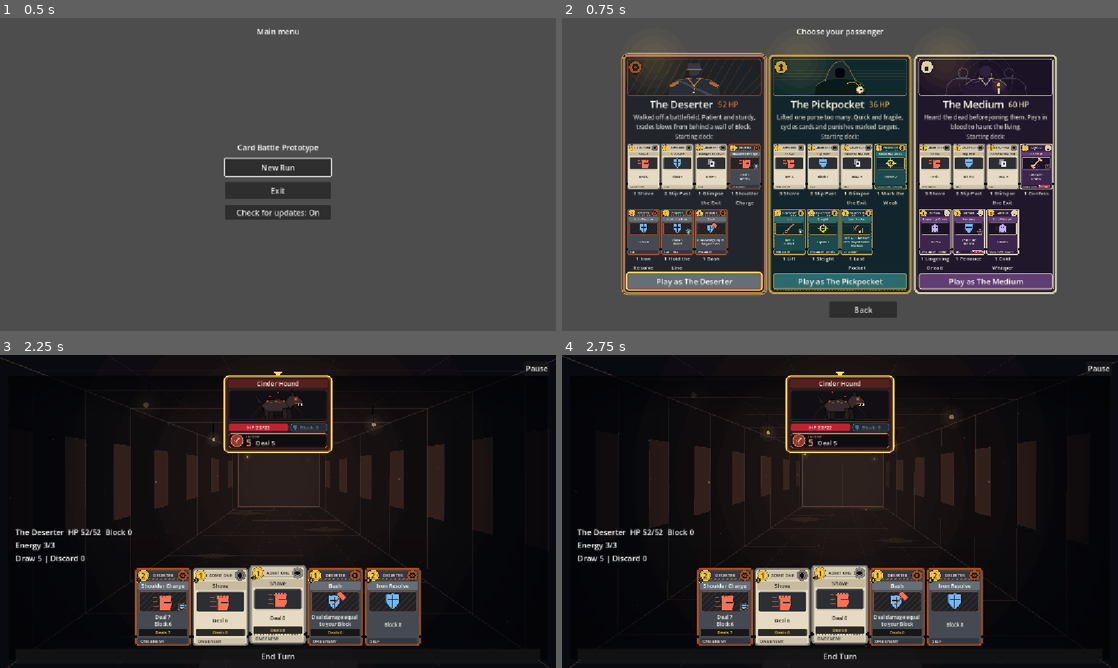
Above: before the commit, frames 1-4 (two rows, left to right).
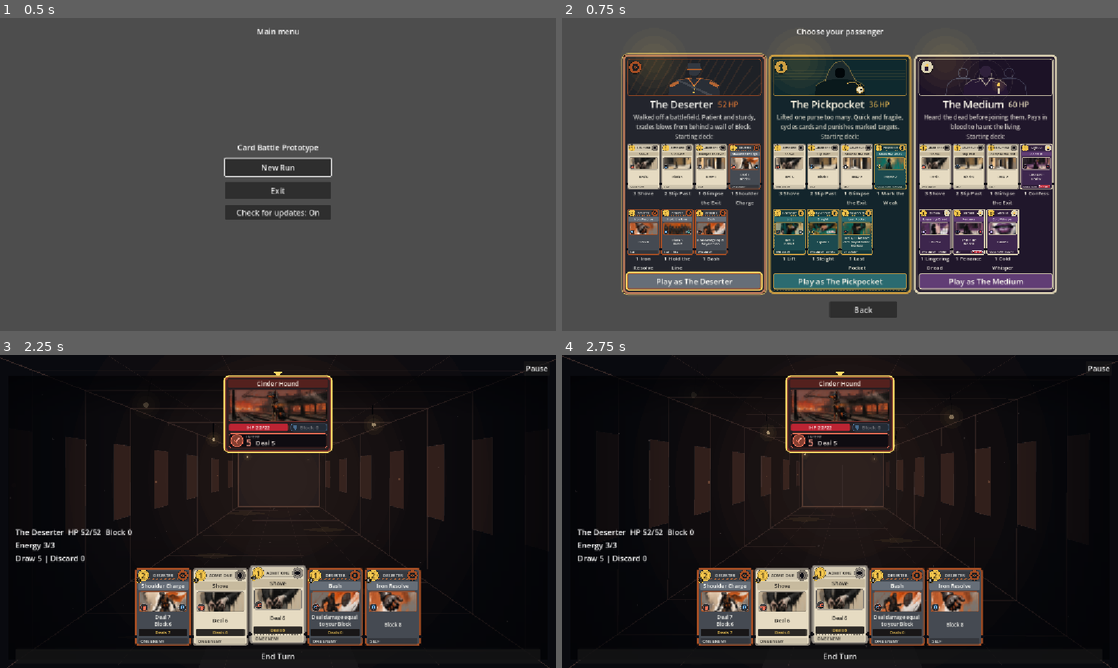
Above: after the commit, the same moments.

Repository: grump606/card-battle-prototype
Game: Godot game, scene res://run.tscn
The game is run twice, just before and just after one commit, with the same random seed, the same clock (stepped at 60 frames per second) and the same inputs.
Inputs:
- Up to frame 1 (0.5 s): no input
- Up to frame 2 (0.75 s): click "New Run" at 0.5 s
- Up to frame 3 (2.25 s): click "Play as The Deserter" at 1.25 s; click "Board" at 2 s
- Up to frame 4 (2.75 s): no input

Frame 1 is identical in both runs. In frame 2, 3.2% of the frame differs, in the area x 12-88%, y 44-70%; in frame 3, 3.8%, in the area x 25-75%, y 10-82%; in frame 4, 3.7%.

Commit message:
Wire painted card art and layered enemy portraits into the game
CardView draws art/layers/cards/<id>/art.png in the art window (icons shrink into badges);
EnemyView draws four parallax layers per enemy. Both fall back to the code-drawn art.

Co-Authored-By: Claude Sonnet 5.5 <noreply@anthropic.com>

Diff:
--- a/run/card_view.gd
+++ b/run/card_view.gd
@@ -99,6 +99,7 @@
 
 func _init() -> void:
 	mouse_filter = Control.MOUSE_FILTER_IGNORE
+	texture_filter = CanvasItem.TEXTURE_FILTER_LINEAR_WITH_MIPMAPS
 	_update_size()
 
 
@@ -276,8 +277,12 @@
 	# Art window with the procedural icon.
 	var win := Rect2(10, 57, BASE.x - 20, 50)
 	_box(win, p.window, 4, 1, Color(frame, 0.8))
-	_draw_window_motif(win, p)
-	_draw_card_icons(win, p)
+	var art := PaintedArt.card_texture(card.id)
+	if art != null:
+		_draw_painted_window(art, win, p, muted)
+	else:
+		_draw_window_motif(win, p)
+		_draw_card_icons(win, p)
 
 	# Effect text.
 	var body := Rect2(9, 110, BASE.x - 18, 56)
@@ -477,6 +482,27 @@
 			var pt := Vector2(win.position.x + 11 + i * 9, win.position.y + 9)
 			draw_circle(pt, 2.6, Color(0.92, 0.55, 0.5))
 			draw_colored_polygon(PackedVector2Array([pt + Vector2(-3.5, 8), pt + Vector2(3.5, 8), pt + Vector2(0, 3)]), Color(0.92, 0.55, 0.5))
+
+
+## Painted art fills the window; the effect icons shrink into badges so the card still reads at a glance.
+func _draw_painted_window(art: Texture2D, win: Rect2, p: Dictionary, muted: bool) -> void:
+	var inner := win.grow(-1.0)
+	draw_texture_rect(art, inner, false, Color(0.55, 0.55, 0.55, 1.0) if muted else Color.WHITE)
+	_box(win, Color(0, 0, 0, 0), 4, 1, Color(p.frame, 0.8))
+	var primary := primary_kind(card)
+	var badge_col: Color = p.window
+	var x := win.position.x + 11.0
+	var y := win.end.y - 11.0
+	if primary >= 0:
+		draw_circle(Vector2(x, y), 9.5, Color(badge_col, 0.82))
+		draw_arc(Vector2(x, y), 9.5, 0, TAU, 20, Color(1, 1, 1, 0.4), 1.0, true)
+		_draw_icon(primary, Vector2(x, y), 5.6, badge_col, icon_variant(card))
+	x = win.end.x - 11.0
+	for kind in secondary_kinds(card):
+		draw_circle(Vector2(x, y), 9.5, Color(badge_col, 0.82))
+		draw_arc(Vector2(x, y), 9.5, 0, TAU, 20, Color(1, 1, 1, 0.4), 1.0, true)
+		_draw_icon(kind, Vector2(x, y), 5.4, badge_col)
+		x -= 21.0
 
 
 func _draw_card_icons(win: Rect2, p: Dictionary) -> void:
--- a/run/enemy_view.gd
+++ b/run/enemy_view.gd
@@ -84,6 +84,7 @@
 
 func _init() -> void:
 	mouse_filter = Control.MOUSE_FILTER_STOP # also needed for the status tooltip
+	texture_filter = CanvasItem.TEXTURE_FILTER_LINEAR_WITH_MIPMAPS
 	# A local generator with a fixed seed: the look is repeatable and the run's RNG is untouched.
 	var rng := RandomNumberGenerator.new()
 	rng.seed = 606
@@ -326,6 +327,14 @@
 	var accent: Color = p.accent
 	var frame: Color = p.frame
 	_box(win, p.window, 4, 1, Color(frame, 0.8))
+	var layers := PaintedArt.enemy_layers(art_key)
+	if not layers.is_empty():
+		_draw_painted_portrait(layers, win, frame)
+		if _flash > 0.0:
+			_box(win, Color(1, 1, 1, _flash * 0.4), 4)
+		if dead:
+			_box(win, Color(0, 0, 0, 0.45), 4)
+		return
 	var cx := win.get_center().x
 	var ground := win.end.y - 6.0
 	# Tunnel ribs, a darker floor with two rails and sleepers.
@@ -355,6 +364,29 @@
 		_box(win, Color(1, 1, 1, _flash * 0.4), 4)
 	if dead:
 		_box(win, Color(0, 0, 0, 0.45), 4)
+
+
+## Painted layers (back to front) cropped to the window's aspect. Each shifts with a slow idle sway by
+## its depth, which gives the 2.5D parallax; the figure also takes the breath, lunge and hit shake.
+func _draw_painted_portrait(layers: Array, win: Rect2, frame: Color) -> void:
+	var inner := win.grow(-1.0)
+	var margin := 40.0
+	var src_w := 960.0 - margin * 2.0
+	var src_h := src_w * inner.size.y / inner.size.x
+	var sway := Vector2(sin(time * 0.7), cos(time * 0.5) * 0.5)
+	var lunge := sin(_lunge * PI)
+	var shake := Vector2(sin(time * 70.0) * 2.5 * _flash, 0.0)
+	var bob := breath() * 1.2
+	for i in layers.size():
+		var tex: Texture2D = layers[i]
+		var depth: float = PaintedArt.ENEMY_DEPTHS[i]
+		var off := sway * Vector2(14.0, 5.0) * depth
+		if PaintedArt.ENEMY_LAYERS[i] == &"figure":
+			# Moving the crop (not the rect) keeps the figure inside the window.
+			off -= Vector2(shake.x, bob + lunge * 4.0) * (src_w / inner.size.x)
+		var region := Rect2(margin + off.x, (tex.get_height() - src_h) * 0.5 + off.y, src_w, src_h)
+		draw_texture_rect_region(tex, inner, region)
+	_box(win, Color(0, 0, 0, 0), 4, 1, Color(frame, 0.8))
 
 
 ## The upper half of a circle, drawn only where it lies inside `win`.
--- /dev/null
+++ b/run/painted_art.gd
@@ -0,0 +1,50 @@
+class_name PaintedArt
+extends RefCounted
+## Loads the painted art kit (res://art/layers) for cards and enemy portraits, with mipmaps so the
+## large source images downscale cleanly. Everything is optional: a missing file returns null / an
+## empty array and the caller falls back to the code-drawn picture.
+
+const CARD_DIR := "res://art/layers/cards/%s/art.png"
+const ENEMY_DIR := "res://art/layers/%s/%s.png"
+## Back to front, with how far each layer shifts in the idle sway (see EnemyView).
+const ENEMY_LAYERS: Array[StringName] = [&"bg", &"mid", &"figure", &"fg"]
+const ENEMY_DEPTHS := [0.1, 0.4, 0.8, 1.6]
+
+static var _cache := {}
+
+
+static func card_texture(card_id: StringName) -> Texture2D:
+	return _load(CARD_DIR % card_id)
+
+
+## The four layer textures for an enemy art key, or [] when the set is incomplete.
+static func enemy_layers(key: StringName) -> Array:
+	var ck := "enemy:" + String(key)
+	if _cache.has(ck):
+		return _cache[ck]
+	var layers: Array = []
+	for layer in ENEMY_LAYERS:
+		var tex := _load(ENEMY_DIR % [key, layer])
+		if tex == null:
+			layers = []
+			break
+		layers.append(tex)
+	_cache[ck] = layers
+	return layers
+
+
+static func _load(path: String) -> Texture2D:
+	if _cache.has(path):
+		return _cache[path]
+	var tex: Texture2D = null
+	if ResourceLoader.exists(path):
+		var src := load(path) as Texture2D
+		if src != null:
+			var img := src.get_image()
+			if img != null:
+				if img.is_compressed():
+					img.decompress()
+				img.generate_mipmaps()
+				tex = ImageTexture.create_from_image(img)
+	_cache[path] = tex
+	return tex
Not shown, added: run/painted_art.gd.uid
